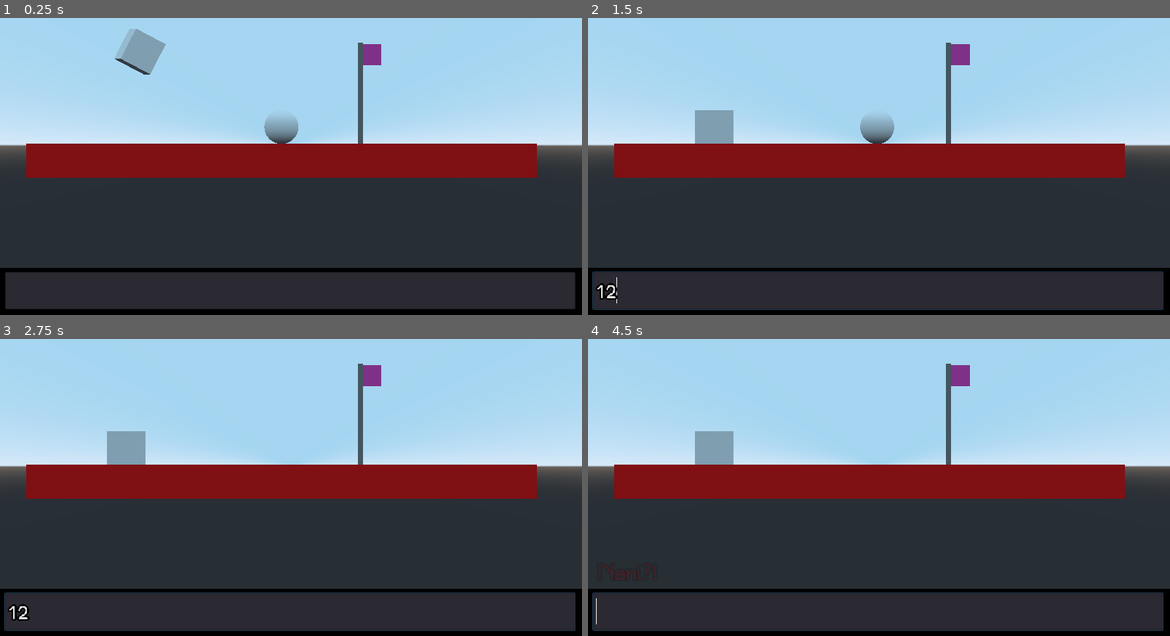
Above: before the commit, frames 1-4 (two rows, left to right).
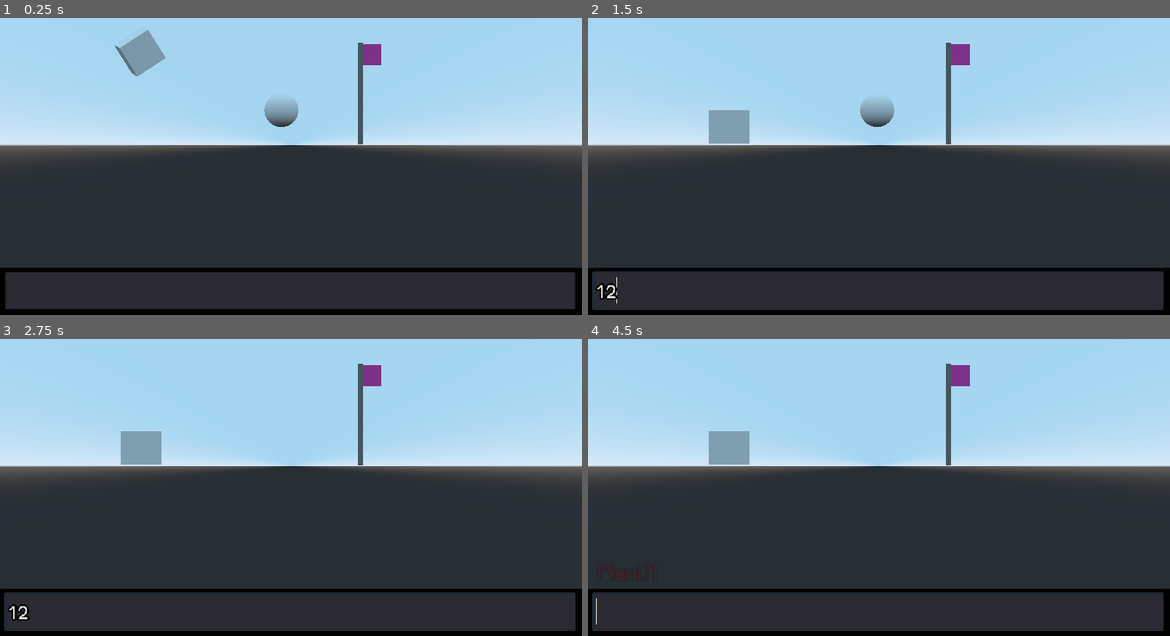
Above: after the commit, the same moments.

Repository: toimisto/rollballgenesis
Game: Godot game, scene res://scenes/Main.tscn
The game is run twice, just before and just after one commit, with the same random seed, the same clock (stepped at 60 frames per second) and the same inputs.
Inputs (mouse positions are in pixels of both pictures, inside the frame that each line leads up to):
- Up to frame 1 (0.25 s): no input
- Up to frame 2 (1.5 s): click (879, 291) at 0.52 s; type "12" at 0.6 s; hold Right (ui_right) from 1.28 s (still down)
- Up to frame 3 (2.75 s): release Right (ui_right) at 2.03 s; hold Down (ui_down) from 2.03 s (still down)
- Up to frame 4 (4.5 s): release Down (ui_down) at 2.78 s; hold Right (ui_right) 2.78-3.53 s; hold Up (ui_up) 3.53-4.28 s; tap Enter at 4.25 s; hold Left (ui_left) from 4.28 s (still down)

The runs differ from the first frame. In frame 1, 11% of the frame differs, in the area x 4-93%, y 3-54%; in frame 2, 11%, in the area x 4-93%, y 27-54%; in frame 3, 11%; in frame 4, 11%.

Commit message:
added collectible and changed level ja puskin jotaki

Diff:
--- /dev/null
+++ b/scenes/Heart.tscn
@@ -0,0 +1,51 @@
+[gd_scene load_steps=4 format=2]
+
+[sub_resource type="CapsuleMesh" id=1]
+
+[sub_resource type="SpatialMaterial" id=2]
+albedo_color = Color( 1, 0, 0, 1 )
+
+[sub_resource type="Animation" id=3]
+resource_name = "rotate"
+length = 2.0
+loop = true
+tracks/0/type = "value"
+tracks/0/path = NodePath(".:translation")
+tracks/0/interp = 1
+tracks/0/loop_wrap = true
+tracks/0/imported = false
+tracks/0/enabled = true
+tracks/0/keys = {
+"times": PoolRealArray( 0, 0.5, 1 ),
+"transitions": PoolRealArray( 1, 1, 1 ),
+"update": 0,
+"values": [ Vector3( 0, 0, 0.0251186 ), Vector3( 0, 0.198522, 0.0251186 ), Vector3( 0, 0, 0.0251186 ) ]
+}
+tracks/1/type = "value"
+tracks/1/path = NodePath(".:rotation_degrees")
+tracks/1/interp = 1
+tracks/1/loop_wrap = true
+tracks/1/imported = false
+tracks/1/enabled = true
+tracks/1/keys = {
+"times": PoolRealArray( 0, 2 ),
+"transitions": PoolRealArray( 1, 1 ),
+"update": 0,
+"values": [ Vector3( 0, 0, 0 ), Vector3( 0, 180, 0 ) ]
+}
+
+[node name="Heart" type="Spatial"]
+transform = Transform( -0.974898, 0, 0.222654, 0, 1, 0, -0.222654, 0, -0.974898, 0, 0, 0.0251186 )
+
+[node name="MeshInstance" type="MeshInstance" parent="."]
+transform = Transform( 1, 0, 0, 0, 0.642788, 0.766044, 0, -0.766044, 0.642788, 0, 0, 0.305262 )
+mesh = SubResource( 1 )
+material/0 = SubResource( 2 )
+
+[node name="MeshInstance2" type="MeshInstance" parent="."]
+transform = Transform( 1, 0, 0, 0, 0.642788, -0.766044, 0, 0.766044, 0.642788, 0, 0, -0.338805 )
+mesh = SubResource( 1 )
+material/0 = SubResource( 2 )
+
+[node name="AnimationPlayer" type="AnimationPlayer" parent="."]
+anims/rotate = SubResource( 3 )
--- a/scenes/Level.tscn
+++ b/scenes/Level.tscn
@@ -14,7 +14,7 @@
 extents = Vector3( 15, 1, 15 )
 
 [sub_resource type="SpatialMaterial" id=4]
-albedo_color = Color( 1, 0, 0, 1 )
+albedo_color = Color( 0.215686, 0.478431, 0.196078, 1 )
 
 [sub_resource type="CubeMesh" id=5]
 material = SubResource( 4 )
@@ -24,7 +24,7 @@
 script = ExtResource( 1 )
 
 [node name="Box" type="RigidBody" parent="."]
-transform = Transform( 0.192984, 0.451492, -0.871156, 0, 0.887846, 0.460141, 0.981202, -0.0887997, 0.17134, -8.3099, 5.7552, 1.33746 )
+transform = Transform( 0.167286, 0.834039, -0.525734, -0.096219, 0.544514, 0.833215, 0.981202, -0.0887997, 0.17134, -8.3099, 5.7552, 1.33746 )
 can_sleep = false
 
 [node name="CollisionShape" type="CollisionShape" parent="Box"]
@@ -32,12 +32,12 @@
 shape = SubResource( 1 )
 
 [node name="MeshInstance" type="MeshInstance" parent="Box"]
-transform = Transform( 1, 0, 1.19209e-07, 0, 1, -7.45058e-09, 0, 1.86265e-09, 1, 0, 0, 0 )
+transform = Transform( 1, 0, 0, 0, 1, 0, 0, 0, 1, 0, 0, 0 )
 mesh = SubResource( 2 )
 material/0 = null
 
 [node name="Floor" type="StaticBody" parent="."]
-transform = Transform( 1, 0, 0, 0, 1, 0, 0, 0, 1, 0, -0.932395, 0 )
+transform = Transform( 20, 0, 0, 0, 1, 0, 0, 0, 20, 0, -0.932395, 0 )
 
 [node name="CollisionShape" type="CollisionShape" parent="Floor"]
 shape = SubResource( 3 )
@@ -47,7 +47,7 @@
 material/0 = null
 
 [node name="Shinji" parent="." instance=ExtResource( 2 )]
-transform = Transform( 1, 0, 0, 0, 1, 0, 0, 0, 1, 0, 1.07, 0 )
+transform = Transform( 1, 0, 0, 0, 1, 0, 0, 0, 1, 0, 2.06083, 0 )
 script = ExtResource( 3 )
 
 [node name="Camera" type="Camera" parent="Shinji"]
@@ -60,4 +60,4 @@
 size = 20.0
 
 [node name="Goal" parent="." instance=ExtResource( 5 )]
-transform = Transform( 1.4507, 0, 0.381402, 0, 1.5, 0, -0.381402, 0, 1.4507, 4.62512, 0.0164497, -0.0483767 )
+transform = Transform( 1.4507, 0, 0.381402, 0, 1.5, 0, -0.381402, 0, 1.4507, 4.62512, 0.0164497, -26.7959 )
